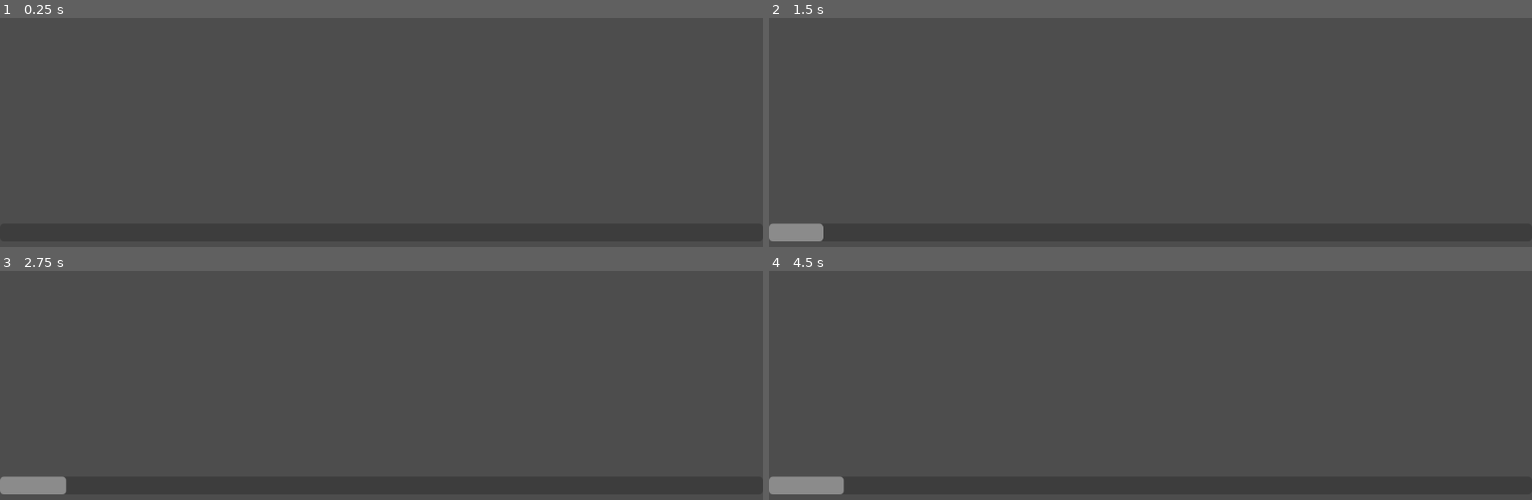
Above: before the commit, frames 1-4 (two rows, left to right).
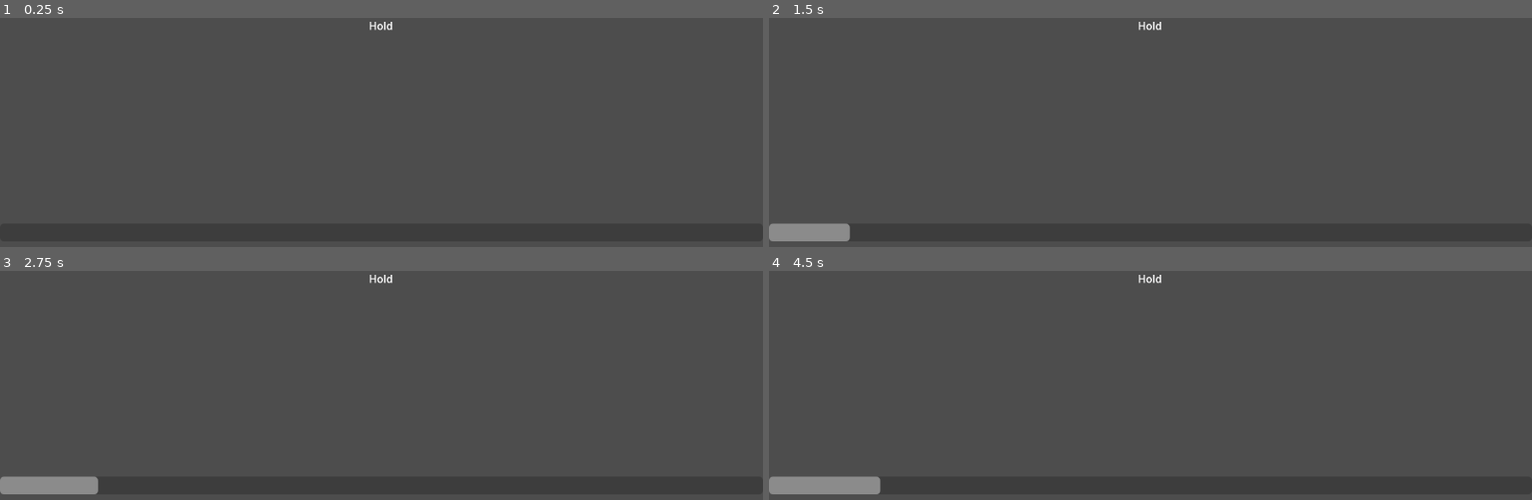
Above: after the commit, the same moments.

Repository: emrysshevek/tug-of-war
Game: Godot game, scene res://scenes/game.tscn
The game is run twice, just before and just after one commit, with the same random seed, the same clock (stepped at 60 frames per second) and the same inputs.
Inputs:
- Up to frame 1 (0.25 s): no input
- Up to frame 2 (1.5 s): tap Enter at 0.5 s; hold Space (action) 0.53-1.28 s; tap Space (action) at 1.35 s
- Up to frame 3 (2.75 s): hold Space (action) from 2.03 s (still down)
- Up to frame 4 (4.5 s): release Space (action) at 2.78 s; tap Space (action) at 2.85, 4.35 s; hold Space (action) 3.53-4.28 s

The runs differ from the first frame. In frame 1, less than 0.1% of the frame differs, in the area x 48-52%, y 1-6%; in frame 2, 0.3%; in frame 3, 0.4%; in frame 4, 0.5%, in the area x 9-52%, y 1-98%.

Commit message:
core mechanics

Diff:
--- /dev/null
+++ b/globals/Globals.tscn
@@ -0,0 +1,6 @@
+[gd_scene load_steps=2 format=3 uid="uid://cii1jc1fb2n5g"]
+
+[ext_resource type="Script" path="res://globals/globals.gd" id="1_qhjwv"]
+
+[node name="Globals" type="Node"]
+script = ExtResource("1_qhjwv")
--- /dev/null
+++ b/globals/globals.gd
@@ -0,0 +1,9 @@
+extends Node
+
+@export var MAX_MINI_GAME_SCORE = 100
+
+@export var MAX_WINS := 10
+@export var MAX_LOSSES := 3
+
+@export var wins := 0
+@export var losses := 0
--- a/project.godot
+++ b/project.godot
@@ -15,6 +15,10 @@
 config/features=PackedStringArray("4.3", "GL Compatibility")
 config/icon="res://icon.svg"
 
+[autoload]
+
+Globals="*res://globals/Globals.tscn"
+
 [input]
 
 action={
--- a/scenes/game.gd
+++ b/scenes/game.gd
@@ -1,16 +1,49 @@
 class_name Game extends Node2D
 
-@onready var bar = $CanvasLayer/Control/ProgressBar
+@export var difficulty = 1
+@export var active_game: MiniGame = null
 
-const MAX_SCORE = 100
+@onready var mini_games: Array[PackedScene] = [
+	preload("res://scenes/mini_games/hold.tscn"),
+	preload("res://scenes/mini_games/mash.tscn")
+]
 
-var score = 0.0
+var game_index := -1
 
-func _physics_process(delta: float) -> void:
-	if Input.is_action_pressed("action"):
-		score = min(score + delta * 10, MAX_SCORE)
-	else:
-		score = max(score - delta * 10, 0)
+func _ready() -> void:
+	_next_game()
 
-func _process(delta: float) -> void:
-	bar.value = score
+func _next_game() -> void:
+	if active_game != null:
+		active_game.queue_free()
+
+	game_index = (game_index + 1) % len(mini_games)
+	active_game = mini_games[game_index].instantiate()
+	active_game.difficulty = difficulty
+	active_game.won.connect(_on_mini_game_won)
+	active_game.lost.connect(_on_mini_game_lost)
+	add_child(active_game)
+
+func _on_mini_game_won() -> void:
+	print("mini game won: ", active_game.name)
+	difficulty += 1
+	Globals.wins += 1
+	if not _check_game_end():
+		_next_game()
+
+func _on_mini_game_lost() -> void:
+	print("mini game lost: ", active_game.name)
+	Globals.losses += 1
+	if not _check_game_end():
+		_next_game()
+
+func _check_game_end() -> bool:
+	if Globals.wins >= Globals.MAX_WINS:
+		active_game.queue_free()
+		add_child(preload("res://scenes/win_screen.tscn").instantiate())
+		return true
+	elif Globals.losses >= Globals.MAX_LOSSES:
+		active_game.queue_free()
+		add_child(preload("res://scenes/lose_screen.tscn").instantiate())
+		return true
+	return false
--- a/scenes/game.tscn
+++ b/scenes/game.tscn
@@ -1,30 +1,6 @@
-[gd_scene load_steps=2 format=3 uid="uid://dhmaolqqgtsg0"]
+[gd_scene load_steps=2 format=3 uid="uid://d0ipc23rnifqc"]
 
 [ext_resource type="Script" path="res://scenes/game.gd" id="1_eaink"]
 
 [node name="Game" type="Node2D"]
 script = ExtResource("1_eaink")
-
-[node name="CanvasLayer" type="CanvasLayer" parent="."]
-
-[node name="Control" type="Control" parent="CanvasLayer"]
-layout_mode = 3
-anchors_preset = 15
-anchor_right = 1.0
-anchor_bottom = 1.0
-grow_horizontal = 2
-grow_vertical = 2
-size_flags_horizontal = 3
-size_flags_vertical = 3
-
-[node name="ProgressBar" type="ProgressBar" parent="CanvasLayer/Control"]
-layout_mode = 1
-anchors_preset = 14
-anchor_top = 0.5
-anchor_right = 1.0
-anchor_bottom = 0.5
-offset_top = -13.5
-offset_bottom = 13.5
-grow_horizontal = 2
-grow_vertical = 2
-show_percentage = false
--- /dev/null
+++ b/scenes/lose_screen.tscn
@@ -0,0 +1,26 @@
+[gd_scene format=3 uid="uid://djgx5qjtijqrv"]
+
+[node name="LoseScreen" type="Node2D"]
+
+[node name="CanvasLayer" type="CanvasLayer" parent="."]
+
+[node name="Control" type="Control" parent="CanvasLayer"]
+layout_mode = 3
+anchors_preset = 15
+anchor_right = 1.0
+anchor_bottom = 1.0
+grow_horizontal = 2
+grow_vertical = 2
+
+[node name="Label" type="Label" parent="CanvasLayer/Control"]
+layout_mode = 1
+anchors_preset = 15
+anchor_right = 1.0
+anchor_bottom = 1.0
+grow_horizontal = 2
+grow_vertical = 2
+theme_override_font_sizes/font_size = 200
+text = "YOU LOST"
+horizontal_alignment = 1
+vertical_alignment = 1
+justification_flags = 162
--- /dev/null
+++ b/scenes/mini_games/hold.gd
@@ -0,0 +1,12 @@
+class_name Hold extends MiniGame
+
+
+func _physics_process(delta: float) -> void:
+	if score == 100:
+		_on_won_game()
+		return
+
+	if Input.is_action_pressed("action"):
+		score = min(score + delta * 15, Globals.MAX_MINI_GAME_SCORE)
+	else:
+		score = max(score - delta * 15, 0)
--- /dev/null
+++ b/scenes/mini_games/hold.tscn
@@ -0,0 +1,7 @@
+[gd_scene load_steps=3 format=3 uid="uid://cofceuklmlhnb"]
+
+[ext_resource type="PackedScene" uid="uid://dhmaolqqgtsg0" path="res://scenes/mini_games/mini_game.tscn" id="1_86s1f"]
+[ext_resource type="Script" path="res://scenes/mini_games/hold.gd" id="2_64ywm"]
+
+[node name="Hold" instance=ExtResource("1_86s1f")]
+script = ExtResource("2_64ywm")
--- /dev/null
+++ b/scenes/mini_games/mash.gd
@@ -0,0 +1,13 @@
+class_name Mash extends MiniGame
+
+
+func _physics_process(delta: float) -> void:
+	if score == Globals.MAX_MINI_GAME_SCORE:
+		_on_won_game()
+
+	if Input.is_action_just_pressed("action"):
+		score += 10
+
+	score -= delta * 10
+
+	score = clamp(score, 0, Globals.MAX_MINI_GAME_SCORE)
--- /dev/null
+++ b/scenes/mini_games/mash.tscn
@@ -0,0 +1,7 @@
+[gd_scene load_steps=3 format=3 uid="uid://boy5w3ln37hkl"]
+
+[ext_resource type="PackedScene" uid="uid://dhmaolqqgtsg0" path="res://scenes/mini_games/mini_game.tscn" id="1_4bh6r"]
+[ext_resource type="Script" path="res://scenes/mini_games/mash.gd" id="2_08g3b"]
+
+[node name="Mash" instance=ExtResource("1_4bh6r")]
+script = ExtResource("2_08g3b")
--- /dev/null
+++ b/scenes/mini_games/mini_game.gd
@@ -0,0 +1,27 @@
+class_name MiniGame extends Node2D
+
+signal won()
+signal lost()
+
+@export var difficulty = 1
+
+@onready var label = $CanvasLayer/Control/Label
+@onready var bar = $CanvasLayer/Control/ProgressBar
+@onready var timer = $Timer
+
+var score = 0.0
+
+func _ready() -> void:
+	label.text = name
+
+func _process(_delta: float) -> void:
+	bar.value = score
+
+func _on_timer_timeout() -> void:
+	_on_lost_game()
+
+func _on_won_game() -> void:
+	won.emit()
+
+func _on_lost_game() -> void:
+	lost.emit()
--- /dev/null
+++ b/scenes/mini_games/mini_game.tscn
@@ -0,0 +1,46 @@
+[gd_scene load_steps=2 format=3 uid="uid://dhmaolqqgtsg0"]
+
+[ext_resource type="Script" path="res://scenes/mini_games/mini_game.gd" id="1_qdm5d"]
+
+[node name="MiniGame" type="Node2D"]
+script = ExtResource("1_qdm5d")
+
+[node name="CanvasLayer" type="CanvasLayer" parent="."]
+
+[node name="Control" type="Control" parent="CanvasLayer"]
+layout_mode = 3
+anchors_preset = 15
+anchor_right = 1.0
+anchor_bottom = 1.0
+grow_horizontal = 2
+grow_vertical = 2
+size_flags_horizontal = 3
+size_flags_vertical = 3
+
+[node name="Label" type="Label" parent="CanvasLayer/Control"]
+layout_mode = 1
+anchors_preset = 10
+anchor_right = 1.0
+offset_bottom = 23.0
+grow_horizontal = 2
+text = "Name"
+horizontal_alignment = 1
+
+[node name="ProgressBar" type="ProgressBar" parent="CanvasLayer/Control"]
+layout_mode = 1
+anchors_preset = 14
+anchor_top = 0.5
+anchor_right = 1.0
+anchor_bottom = 0.5
+offset_top = -13.5
+offset_bottom = 13.5
+grow_horizontal = 2
+grow_vertical = 2
+show_percentage = false
+
+[node name="Timer" type="Timer" parent="."]
+wait_time = 10.0
+one_shot = true
+autostart = true
+
+[connection signal="timeout" from="Timer" to="." method="_on_timer_timeout"]
--- /dev/null
+++ b/scenes/win_screen.tscn
@@ -0,0 +1,25 @@
+[gd_scene format=3 uid="uid://bwb0cd5guipi3"]
+
+[node name="WinScreen" type="Node2D"]
+
+[node name="CanvasLayer" type="CanvasLayer" parent="."]
+
+[node name="Control" type="Control" parent="CanvasLayer"]
+layout_mode = 3
+anchors_preset = 15
+anchor_right = 1.0
+anchor_bottom = 1.0
+grow_horizontal = 2
+grow_vertical = 2
+
+[node name="Label" type="Label" parent="CanvasLayer/Control"]
+layout_mode = 1
+anchors_preset = 15
+anchor_right = 1.0
+anchor_bottom = 1.0
+grow_horizontal = 2
+grow_vertical = 2
+theme_override_font_sizes/font_size = 200
+text = "YOU WIN"
+horizontal_alignment = 1
+vertical_alignment = 1
